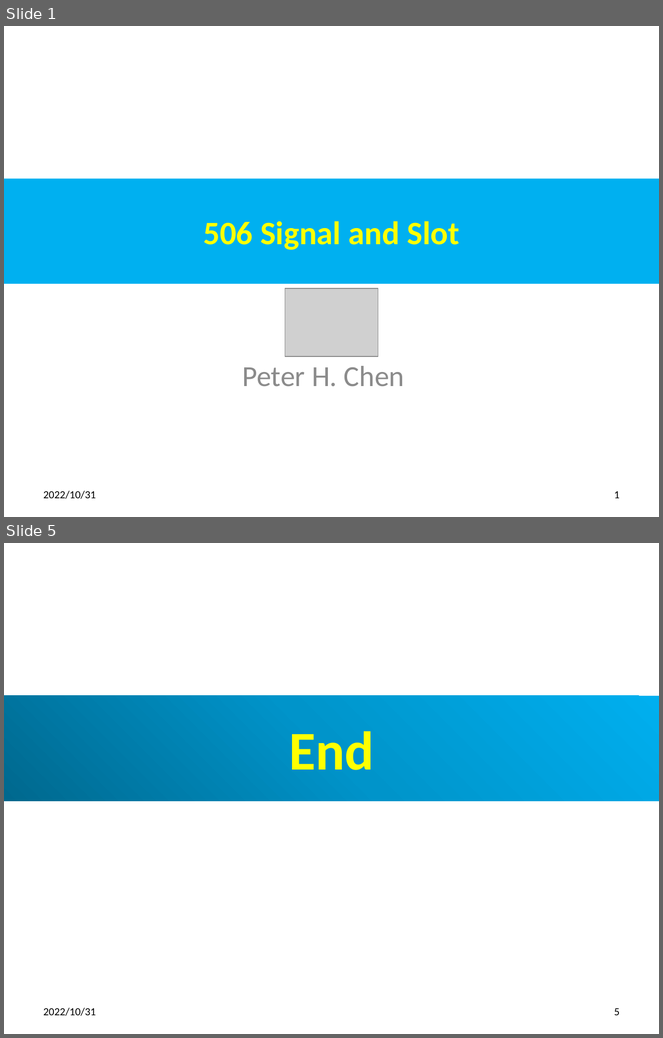
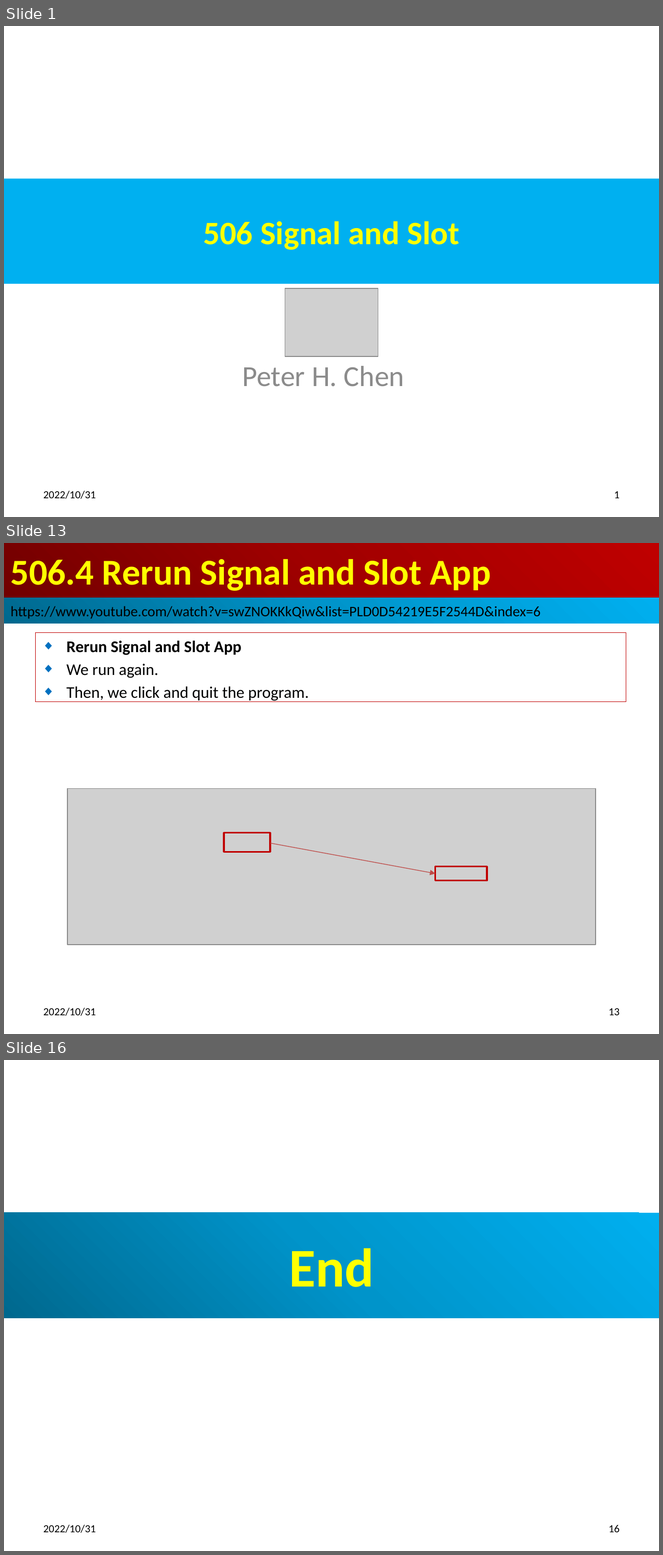
Before and after one commit to peterhchen/012_Qt, a slide deck: 506_Singal_Slot.pptx. Shown one above the other, each under a label of ours: slides 1 and 5 before the commit, slides 1, 13 and 16 after it; the slides between them are not shown. The pictures are 663x1038 and 663x1555 pixels, drawn with LibreOffice and Linux fonts; fonts in the diff are those of the drawing; grey boxes stand for pictures. Boxes give left, top, right and bottom in pixels: in the first picture for what was removed or moved away, otherwise in the second. Text is boxed around its words. In the diff, an @@ line names an element or a change of style, - is before the commit and + after.

```diff
--- a/506_Singal_Slot.pptx
+++ b/506_Singal_Slot.pptx
@@ slide 13 added at box(4, 543, 659, 1034), background #FFFFFF @@
@@ title added at box(4, 543, 659, 598), fill gradient #720000 to #A20000 to #C00000, 40 pt, text #FFFF00, bold @@
+506.4 Rerun Signal and Slot App
@@ rectangle added at box(4, 598, 659, 624), fill gradient #00688E to #0094CA to #00B0F0, 16 pt, text #000000 @@
+https://www.youtube.com/watch?v=swZNOKKkQiw&list=PLD0D54219E5F2544D&index=6
@@ subtitle added at box(35, 633, 626, 702), outline #C00000 0.75 pt, 18 pt, text #000000 @@
+◆ Rerun Signal and Slot App
+◆ We run again.
+◆ Then, we click and quit the program.
@@ picture added at box(67, 788, 596, 945) @@
@@ rectangle added at box(224, 833, 271, 852), outline #C00000 2 pt @@
@@ arrow added from (271, 843) to (436, 874), #BF4C48 0.75 pt @@
@@ rectangle added at box(436, 866, 488, 880), outline #C00000 2 pt @@
@@ text added at box(44, 1008, 96, 1016), 12 pt, text #000000 @@
+2022/10/31
@@ page number added at box(609, 1008, 620, 1016), 12 pt, text #000000 @@
+13
@@ what was slide 5 is now slide 16 @@
@@ page number at box(609, 1525, 620, 1533): text changed @@
-5
+16
```
Also in this commit, not shown: 3 slides changed, 10 other slides added, 2 other files.
